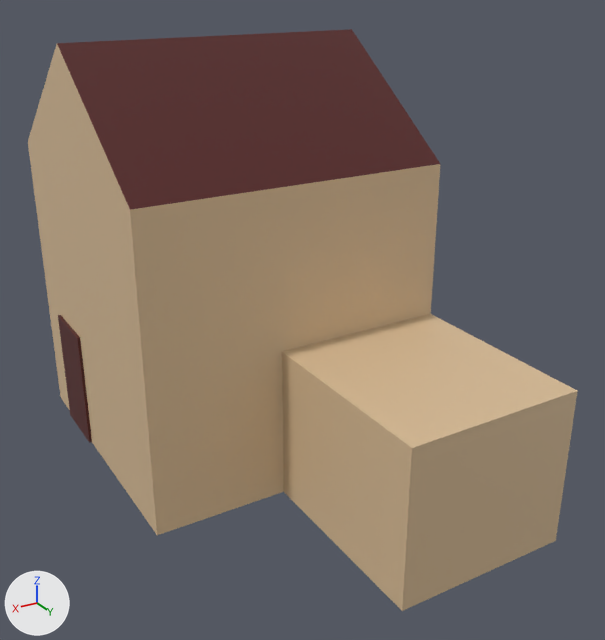
What one commit did to the FBX model Assets/Graphics/Models/Models/SimpleHouseModel.fbx.
Both versions are drawn from a 50 mm lens placed at (9.38, 4.96, 3.15), pointed at (6.91, 0.84, 1.09). The lights are fixed; the arrows at lower left show +X, +Y and +Z.
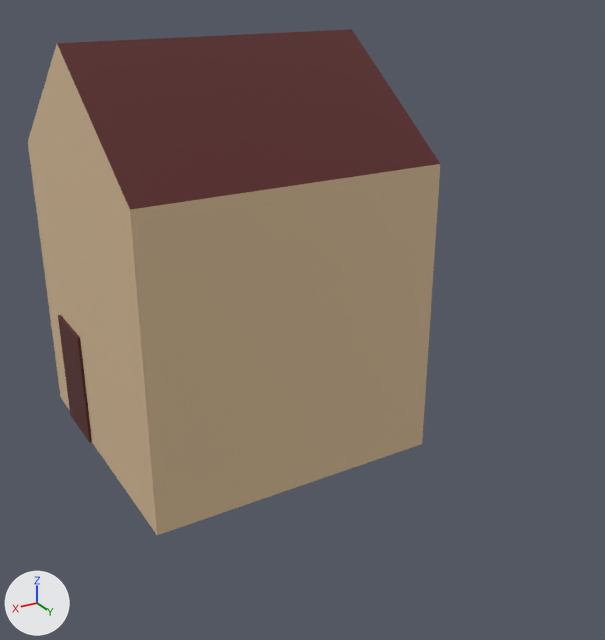
Changed parts and their boxes (x1, y1, x2, y2) in the pictures (605 x 640 px):
'Cube', reshaped (25% narrower, 13% shorter): before (28, 29, 578, 611); after (28, 29, 440, 535)
part 1 of me_cube, cut back: before (282, 314, 578, 611); after (282, 314, 431, 491)

The change, as a diff of the scene's bpy script:
```diff
--- a/Assets/Graphics/Models/Models/SimpleHouseModel.fbx.py
+++ b/Assets/Graphics/Models/Models/SimpleHouseModel.fbx.py
@@ me_cube @@
 me_cube.from_pydata(...)  # 38 vertices, 34 faces; spans x -1.0..1.02, y -1.0..2.26, z -1.0..1.72
 # used by ob_cube; location = (7.019, 0.0, 1.0)
 # verts and faces of me_cube; kept vertices keep their numbers, new ones are numbered from 38
 # before: 2 (-1.0, 1.0, -1.0), 8 (0.13, 1.0, -1.0) at pixel (283, 491), 13 (-1.0, 1.0, 0.0) at pixel (430, 313), 17 (0.13, 1.0, 0.0) at pixel (282, 351), 18 (-1.0, 2.26, 0.0) at pixel (577, 390)
 # before: 19 (-1.0, 2.26, -1.0) at pixel (555, 540), 20 (0.13, 2.26, -1.0) at pixel (402, 611), 21 (0.13, 2.26, 0.0) at pixel (411, 448)
+# me_cube part 1
+delete_vertices([*range(18, 22)])  # with the faces that use them
+faces += [(2, 13, 17, 8)]  # mat_material_003 (beige #dabd97)
 me_cube.materials.append(mat_material_003)
```
